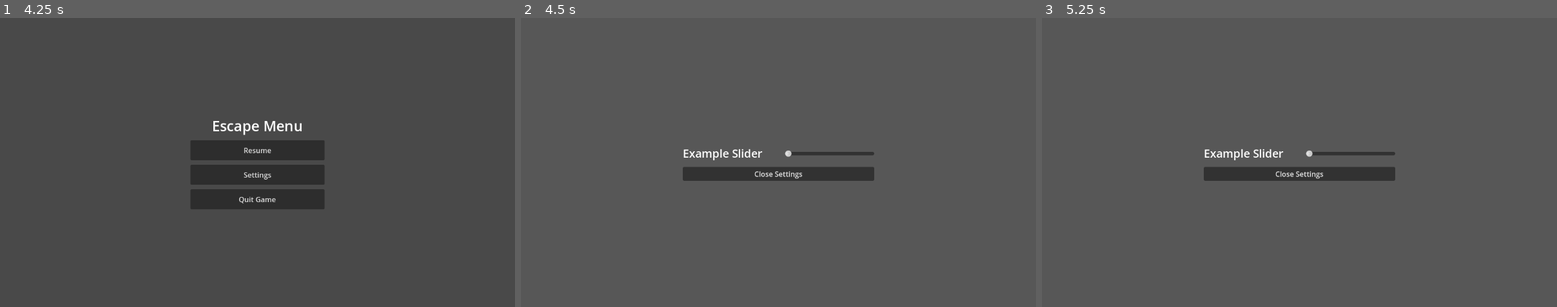
Above: before the commit, frames 1-3 (left to right).
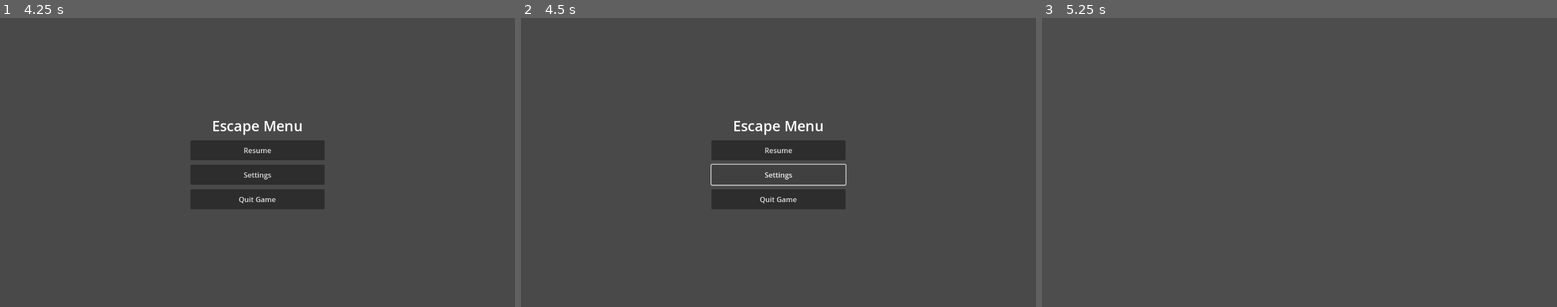
Above: after the commit, the same moments.

Repository: RichardGubijev/godot-multiplayer-template
Game: Godot game, scene res://multiplayer_files/escape_menu_scene/escape_menu_scene.tscn
Two runs of this game, one before a commit and one after it. Both use one fixed random seed, a clock stepped at 60 frames per second and the inputs below. This scene is started directly instead of the project's main scene.
Inputs (mouse positions are in pixels of both pictures, inside the frame that each line leads up to):
- Up to frame 1 (4.25 s): tap Enter at 0.5, 2, 3.5 s; tap Space at 1.25, 2.75 s; tap Escape (escape_menu) at 4.15 s
- Up to frame 2 (4.5 s): click "Settings" at 4.25 s
- Up to frame 3 (5.25 s): click (1299, 150) at 5 s, where only the run after the commit has a clickable "Resume"

Frame 1 is identical in both runs. In frame 2, 4.2% of the frame differs, in the area x 31-64%, y 35-67%; in frame 3, 2.1%.
Error after the commit: Attempt to call function 'load_settings_menu' in base 'null instance' on a null instance. (res://multiplayer_files/escape_menu_scene/escape_menu_scene.gd:17)

Commit message:
Clean-up for settings menu (code deduplication)

Diff:
--- a/multiplayer_files/escape_menu_scene/escape_menu_scene.gd
+++ b/multiplayer_files/escape_menu_scene/escape_menu_scene.gd
@@ -1,6 +1,4 @@
 extends Control
-
-var settings_menu_scene: PackedScene = preload("res://multiplayer_files/settings_menu_scene/settings_menu_scene.tscn")
 
 func _ready() -> void:
 		self.hide()
@@ -16,8 +14,7 @@
 	self.hide()
 
 func _on_settings_button_pressed() -> void:
-	var settings_menu = settings_menu_scene.instantiate()
-	get_parent().add_child(settings_menu)
+	get_tree().get_first_node_in_group("game").load_settings_menu()
 	self.hide()
 
 func _on_quit_game_button_pressed() -> void:
